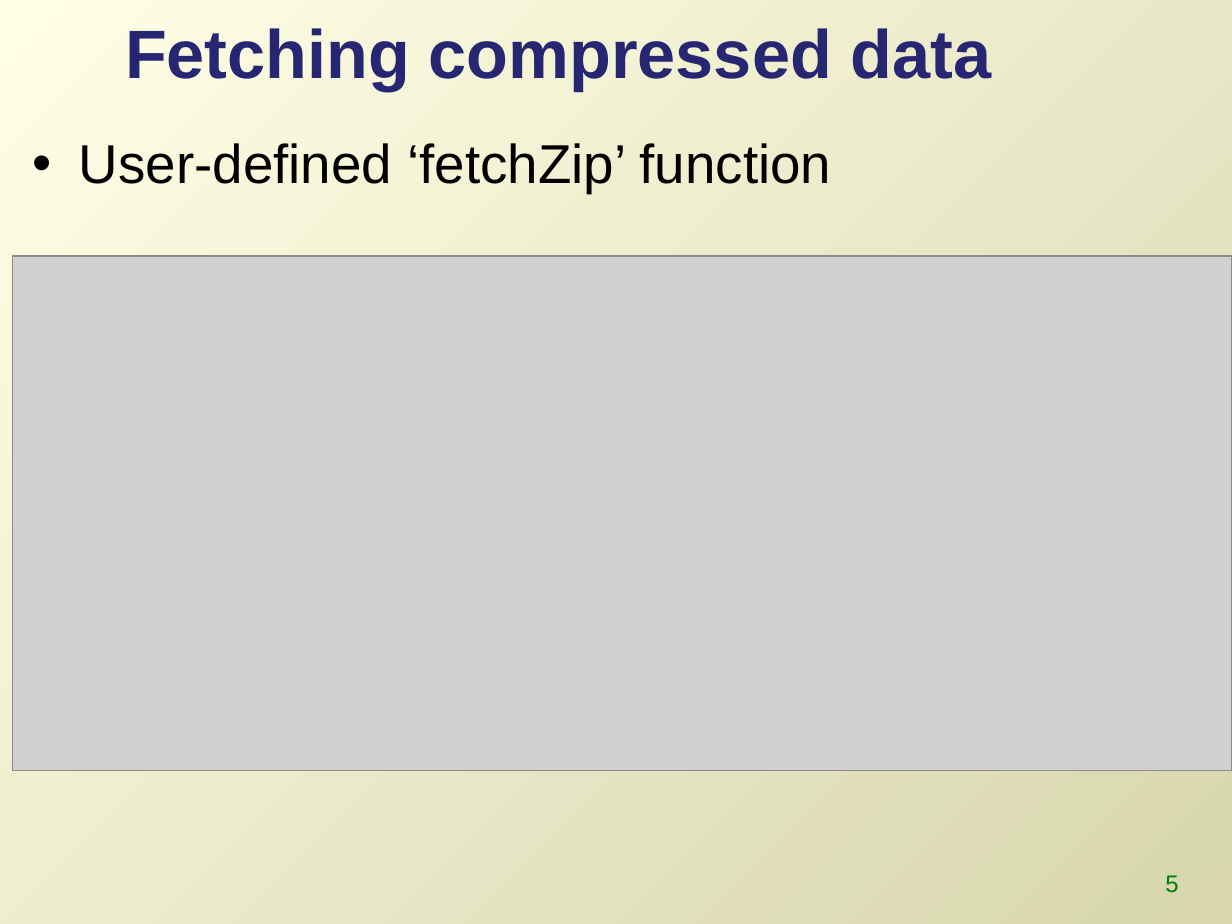
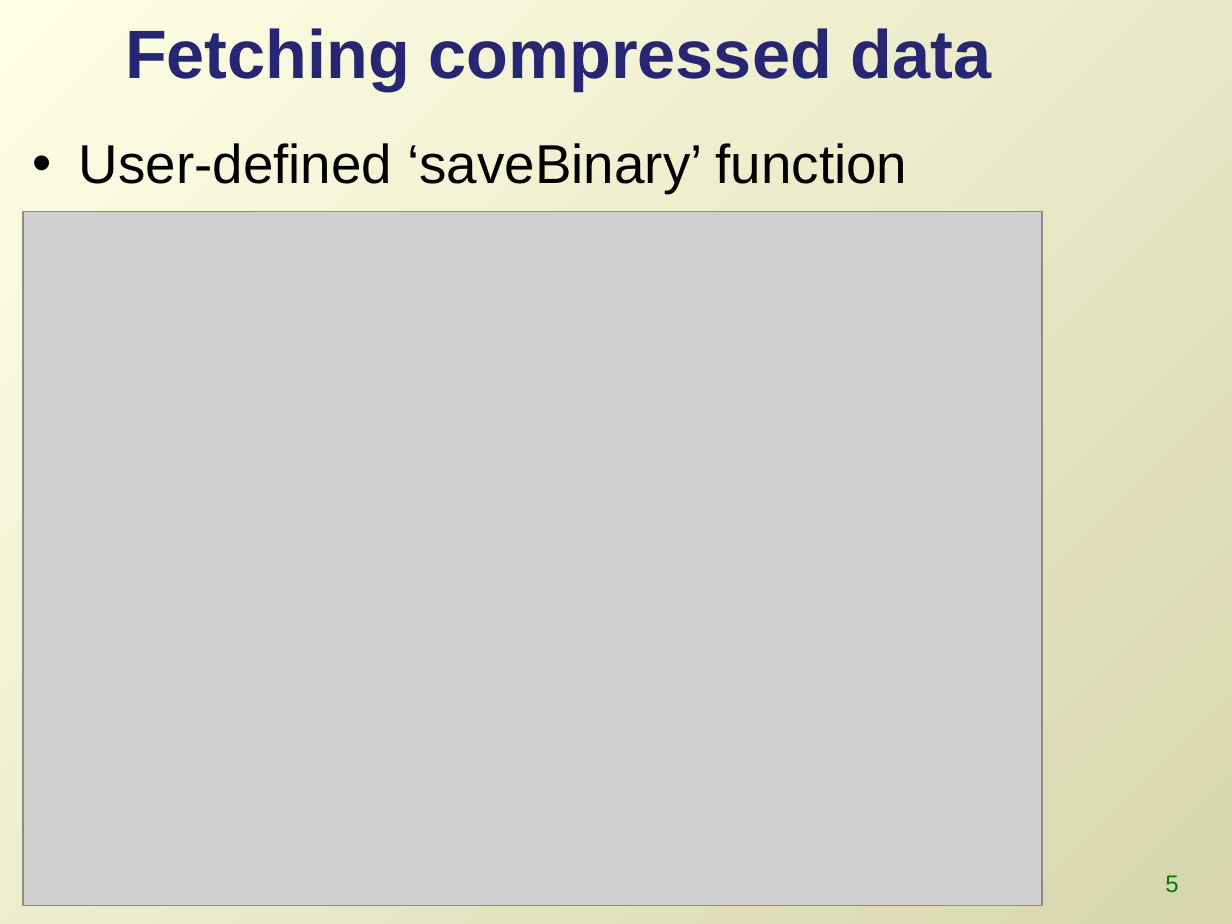
Before and after one commit to lgtateos/gis540, a slide deck: slide 5 of slides/fetching.ppt. Drawn at 1232x924 pixels with LibreOffice and Linux fonts; fonts in the diff are those of the drawing; grey boxes stand for pictures. Boxes give left, top, right and bottom in pixels: in the first picture for what was removed or moved away, otherwise in the second. Text is boxed around its words. In the diff, an @@ line names an element or a change of style, - is before the commit and + after.

```diff
--- a/slides/fetching.ppt
+++ b/slides/fetching.ppt
@@ text at (x1=79, y1=143, x2=908, y2=193): text changed @@
-• User-defined ‘fetchZip’ function
+• User-defined ‘saveBinary’ function
@@ picture resized from (x1=12, y1=256, x2=1232, y2=771) to (x1=23, y1=212, x2=1042, y2=907) @@
```
Also in this commit, not shown: 5 other slides changed.
